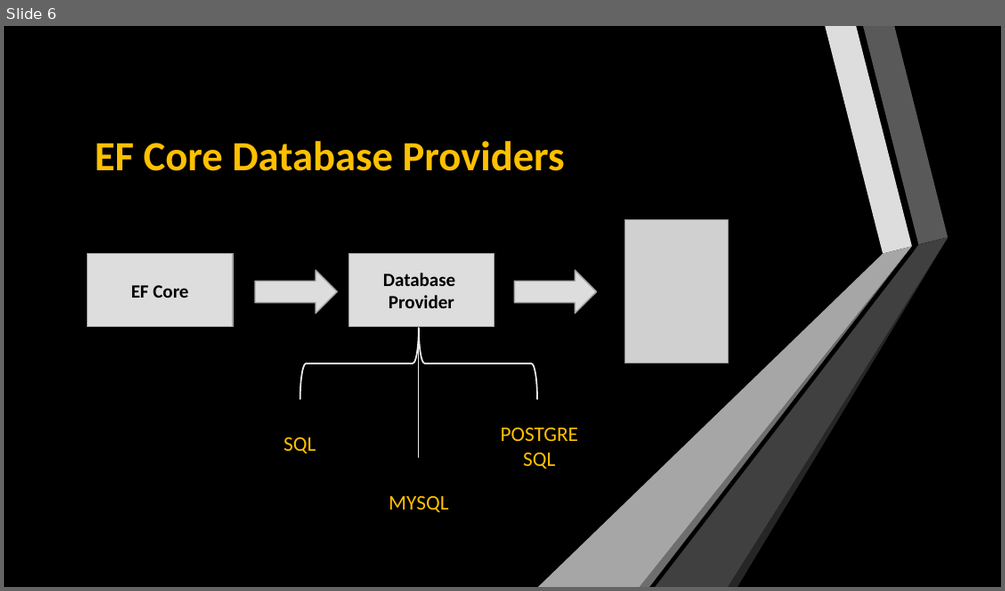
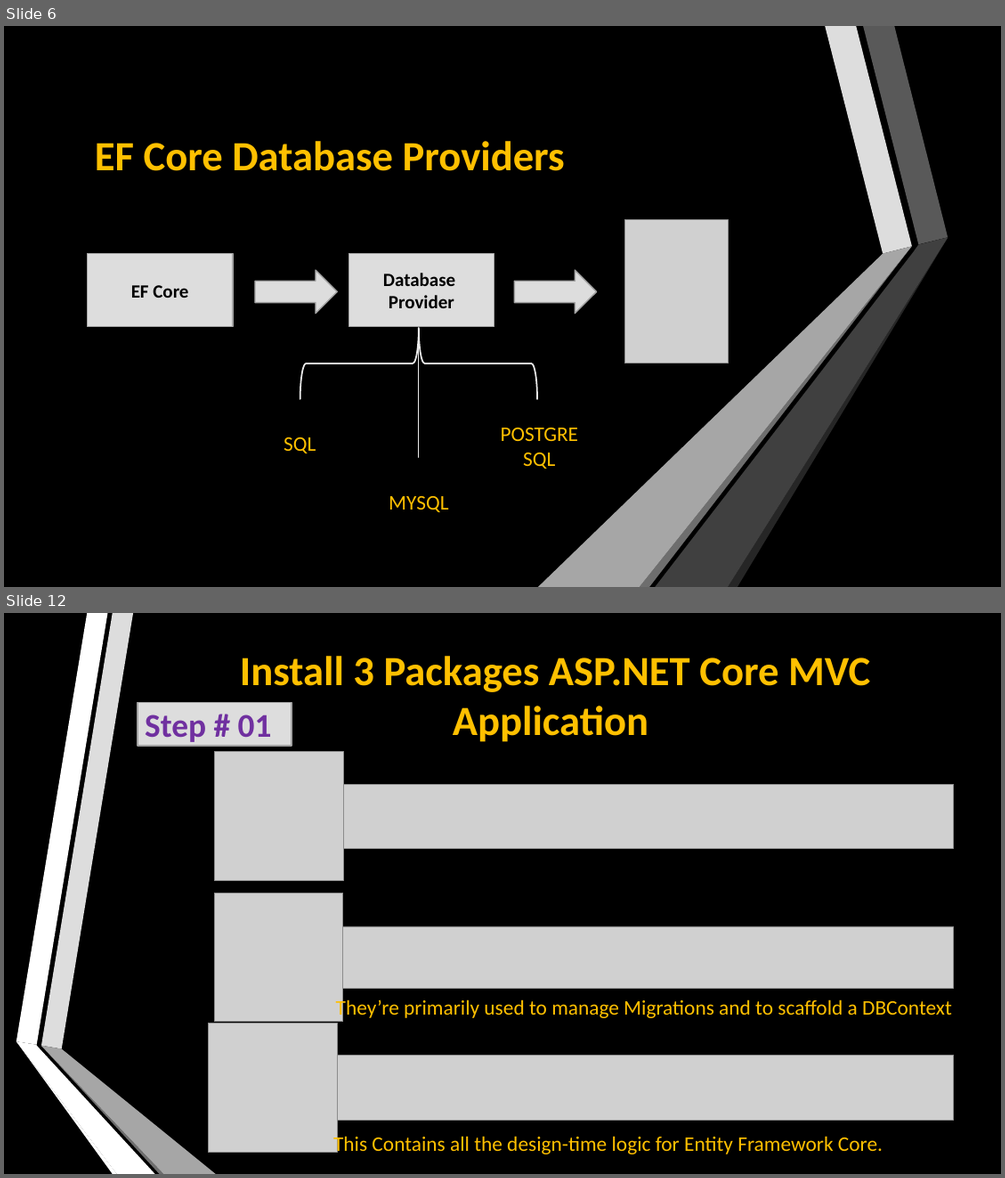
Before and after one commit to Marium-Younus/ASP_MVC_Core, a slide deck: PowerPoint Presentation/Entity Framework ASP.NET Core.pptx. Shown one above the other, each under a label of ours: slide 6 before the commit, slides 6 and 12 after it; the slides between them are not shown. The pictures are 1005x591 and 1005x1178 pixels, drawn with LibreOffice and Linux fonts; fonts in the diff are those of the drawing; grey boxes stand for pictures. Boxes give left, top, right and bottom in pixels: in the first picture for what was removed or moved away, otherwise in the second. Text is boxed around its words. In the diff, an @@ line names an element or a change of style, - is before the commit and + after.

```diff
--- a/PowerPoint Presentation/Entity Framework ASP.NET Core.pptx
+++ b/PowerPoint Presentation/Entity Framework ASP.NET Core.pptx
@@ slide 12 added at (x1=4, y1=613, x2=1001, y2=1174), background #000000; not listed: 6 template elements that a slide beside it also shows @@
@@ title added at (x1=240, y1=656, x2=870, y2=742), 40 pt, text #FFC000, bold @@
+Install 3 Packages ASP.NET Core MVC Application
@@ rectangle added at (x1=138, y1=703, x2=291, y2=747), fill #DDDDDD, outline #A3A3A3 1.25 pt, 32 pt, text #7030A0, bold @@
+Step # 01
@@ picture added at (x1=214, y1=752, x2=343, y2=881) @@
@@ picture added at (x1=327, y1=784, x2=954, y2=849) @@
@@ picture added at (x1=214, y1=892, x2=343, y2=1022) @@
@@ picture added at (x1=329, y1=926, x2=953, y2=988) @@
@@ text added at (x1=336, y1=997, x2=952, y2=1020), 20 pt, text #FFC000 @@
+They’re primarily used to manage Migrations and to scaffold a DBContext
@@ picture added at (x1=209, y1=1022, x2=338, y2=1151) @@
@@ picture added at (x1=324, y1=1055, x2=954, y2=1120) @@
@@ text added at (x1=333, y1=1134, x2=882, y2=1154), 20 pt, text #FFC000 @@
+This Contains all the design-time logic for Entity Framework Core.
```
Also in this commit, not shown: 9 other slides added.
